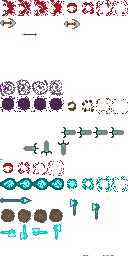
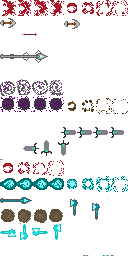
Comparing the layer stacks of the two 128 × 256 images. Changes:
painted on "Background" over box(0, 50, 48, 63)
